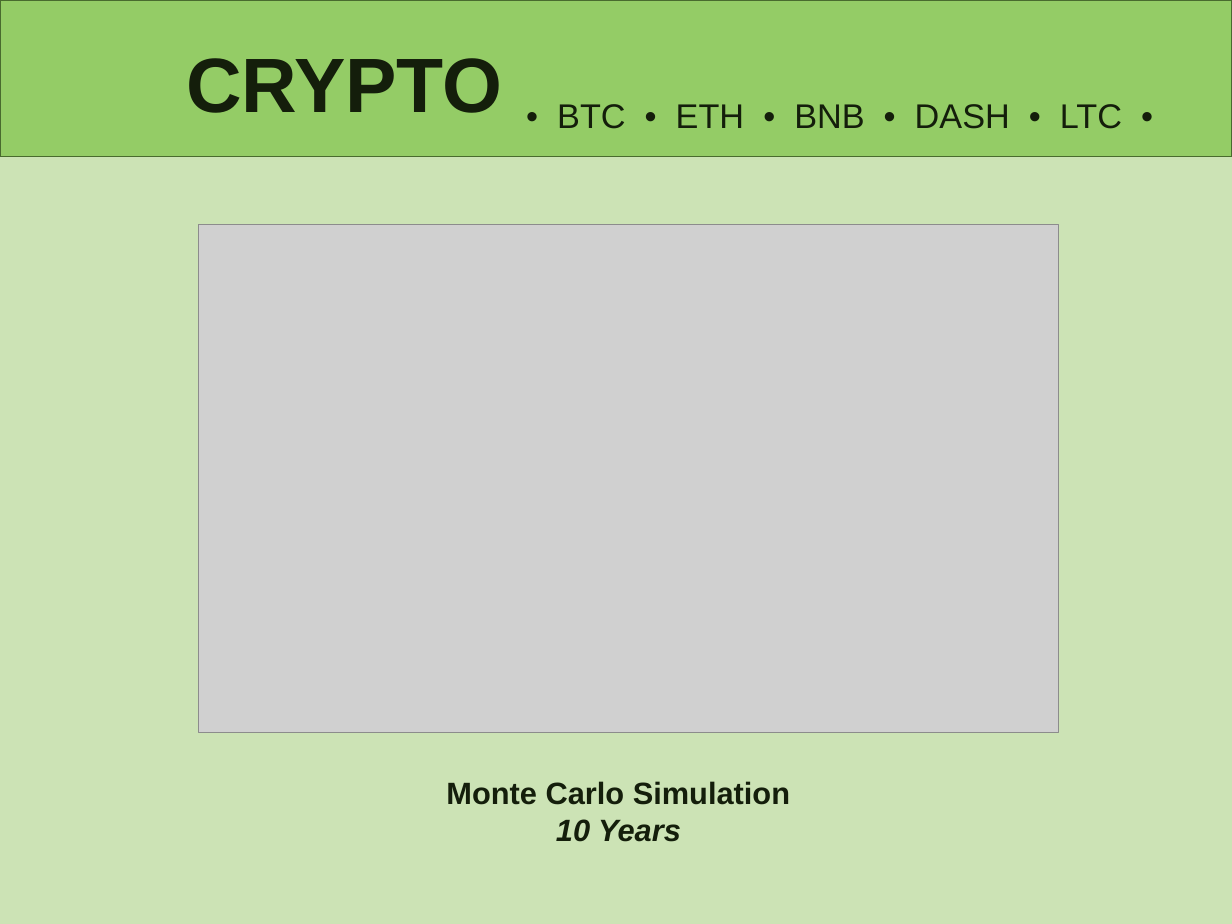
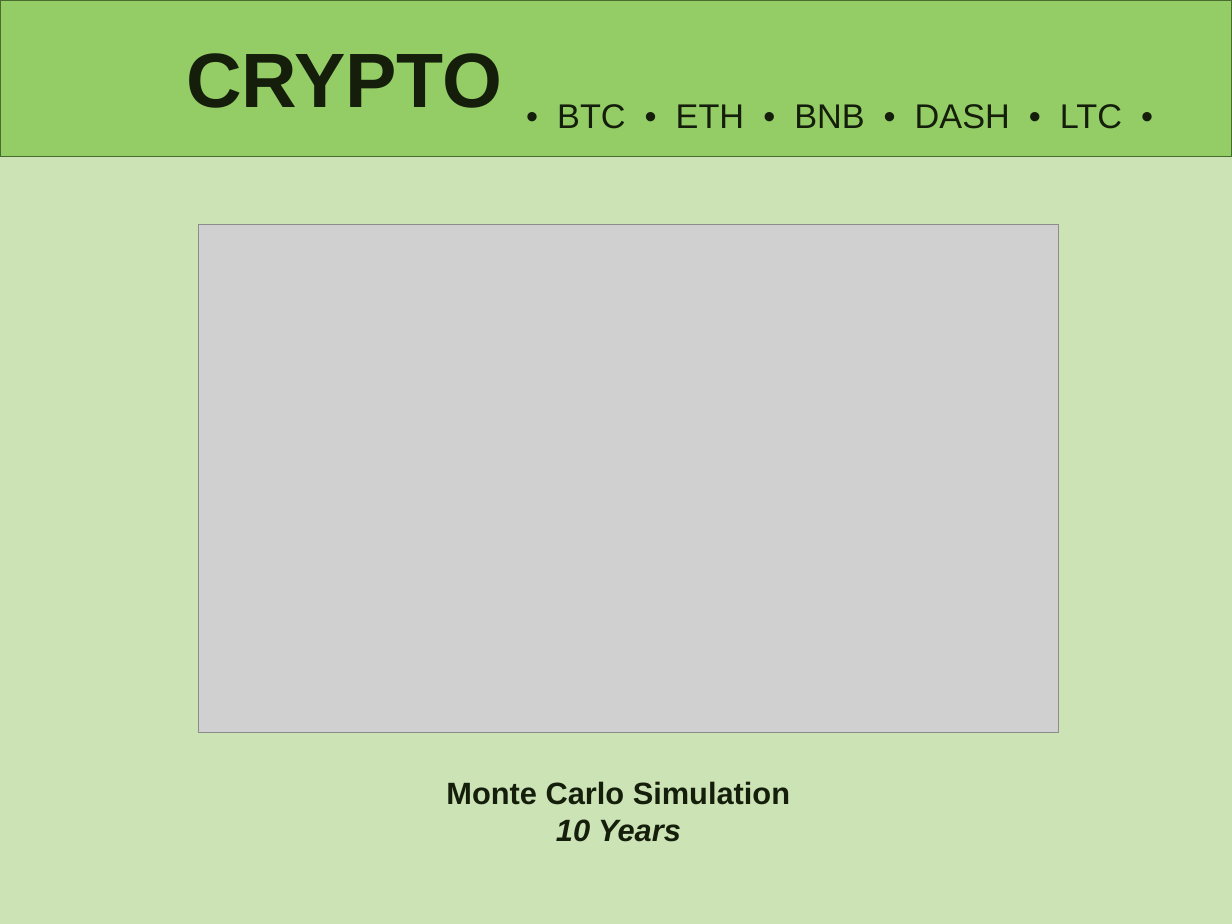
Before and after one commit to lindseyhardouin/Challenging_the_Status_Quo, a slide deck: slide 11 of presentation/P1- Challening the Status Quo.pptx (slide 8 before the commit). Drawn at 1232x924 pixels with LibreOffice and Linux fonts; fonts in the diff are those of the drawing; grey boxes stand for pictures. Boxes give left, top, right and bottom in pixels: in the first picture for what was removed or moved away, otherwise in the second. Text is boxed around its words. In the diff, an @@ line names an element or a change of style, - is before the commit and + after.

```diff
--- a/presentation/P1- Challening the Status Quo.pptx
+++ b/presentation/P1- Challening the Status Quo.pptx
@@ title "CRYPTO" moved from (x1=186, y1=58, x2=502, y2=113) to (x1=186, y1=53, x2=502, y2=108) @@
```
Also in this commit, not shown: 8 other slides changed, 2 slides added, 1 slide removed.
